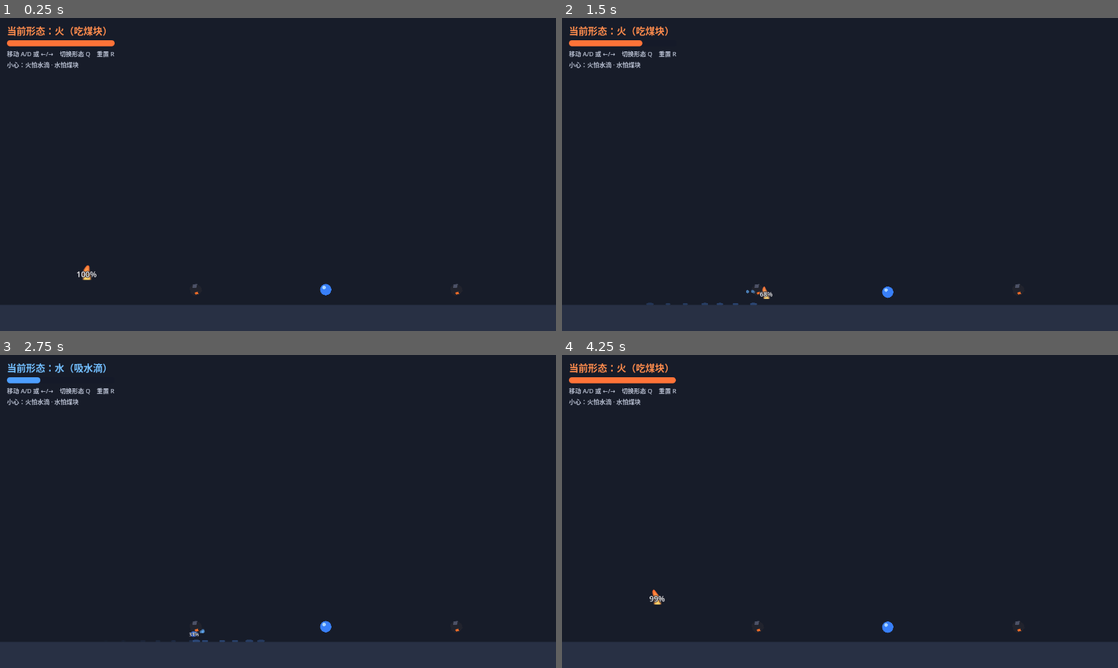
Above: before the commit, frames 1-4 (two rows, left to right).
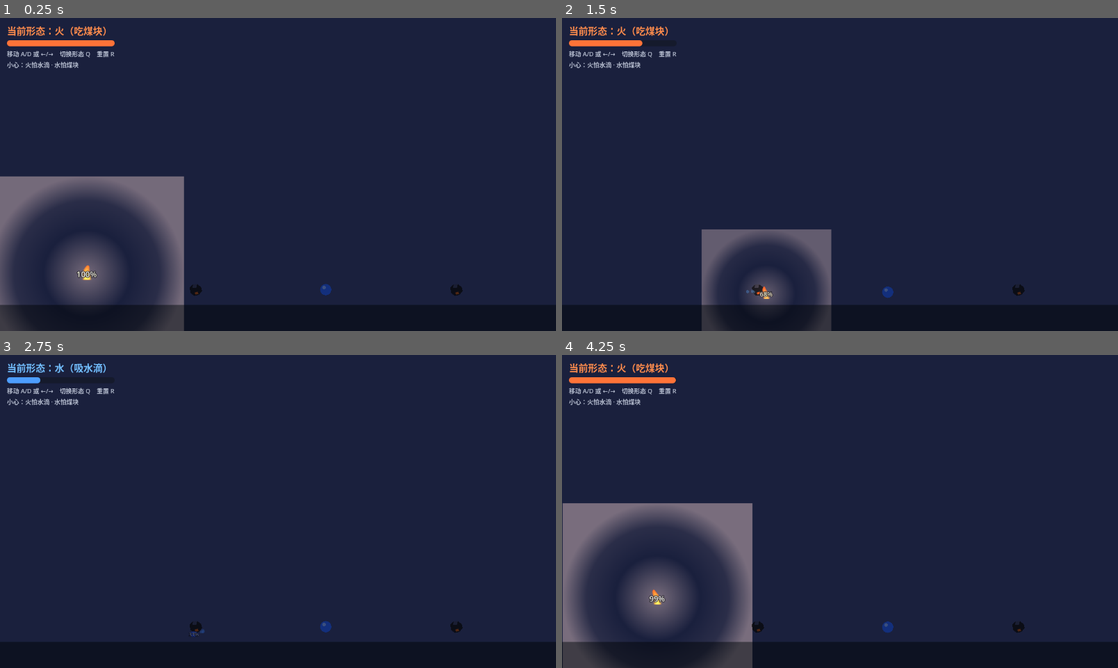
Above: after the commit, the same moments.

Repository: wov/elements
Game: Godot game, scene res://scenes/main.tscn
The game is run twice, just before and just after one commit, with the same random seed, the same clock (stepped at 60 frames per second) and the same inputs.
Inputs:
- Up to frame 1 (0.25 s): no input
- Up to frame 2 (1.5 s): hold Q (switch_form) 0.53-1.28 s; hold D (move_right) from 0.53 s (still down); tap Q (switch_form) at 1.35 s
- Up to frame 3 (2.75 s): release D (move_right) at 2.03 s; hold A (move_left) from 2.03 s (still down); hold Q (switch_form) from 2.03 s (still down)
- Up to frame 4 (4.25 s): tap Enter at 2.75 s; release A (move_left) at 2.78 s; release Q (switch_form) at 2.78 s; hold D (move_right) from 2.78 s (still down); tap Q (switch_form) at 2.85 s; hold Q (switch_form) from 3.53 s (still down); tap R (reset) at 4.15 s

The runs differ from the first frame. In frame 1, 19% of the frame differs, in the area x 0-100%, y 50-100%; in frame 2, 12%; in frame 3, 8.4%; in frame 4, 20%, in the area x 0-100%, y 47-100%.

Commit message:
火焰光照：PointLight2D 照亮周围（闪烁、随元素量变弱缩小），场景压暗突出光效

Diff:
--- a/scenes/main.tscn
+++ b/scenes/main.tscn
@@ -14,16 +14,12 @@
 [node name="Main" type="Node2D"]
 script = ExtResource("1_main")
 
-[node name="Background" type="CanvasLayer" parent="."]
-layer = -1
+[node name="Ambient" type="CanvasModulate" parent="."]
+color = Color(0.34, 0.37, 0.5, 1)
 
-[node name="ColorRect" type="ColorRect" parent="Background"]
-anchors_preset = 15
-anchor_right = 1.0
-anchor_bottom = 1.0
-grow_horizontal = 2
-grow_vertical = 2
-color = Color(0.09, 0.11, 0.16, 1)
+[node name="Background" type="Polygon2D" parent="."]
+polygon = PackedVector2Array(0, 0, 2560, 0, 2560, 720, 0, 720)
+color = Color(0.3, 0.34, 0.48, 1)
 
 [node name="Level" type="Node2D" parent="."]
 
--- a/scripts/player.gd
+++ b/scripts/player.gd
@@ -8,6 +8,7 @@
 ## - 火：微微浮空 + 缓慢起伏；移动时火苗向行进反方向拖曳（迎风变形）
 ## - 水：贴地的圆形张力水滴；移动时横向拉伸，并在地面留下水渍
 ## - 体内显示元素量百分比，制造紧迫感
+## 火形态自带 PointLight2D 光照，能照亮周围环境（配合场景里的 CanvasModulate 压暗）。
 ## 反馈动画全部用多边形 + 补间完成，没有粒子效果。
 
 signal form_changed(form)
@@ -32,6 +33,10 @@
 @export_group("外观")
 ## 火焰悬空高度（像素）
 @export var fire_hover: float = 6.0
+## 火焰光照强度（PointLight2D energy）
+@export var fire_light_energy: float = 1.15
+## 火焰光照范围（256px 光照纹理 × 该缩放）
+@export var fire_light_scale: float = 1.7
 ## 水渍生成间隔（秒）
 @export var stain_interval: float = 0.12
 ## 占位帧的显示缩放
@@ -51,6 +56,7 @@
 var _fx_tween: Tween
 var _sprite: AnimatedSprite2D
 var _percent_label: Label
+var _light: PointLight2D
 var _float: Node2D
 var _fx: Node2D
 
@@ -98,6 +104,7 @@
 
 	_update_animation(moving)
 	_update_hover(delta)
+	_update_light()
 	_update_percent()
 
 	# 水渍：水形态移动时在地面留下痕迹
@@ -171,6 +178,8 @@
 	_sprite.stop()
 	_sprite.modulate = Color(0.75, 0.85, 1.05)
 	_spawn_steam()
+	var light_fade := create_tween()
+	light_fade.tween_property(_light, "energy", 0.0, 0.35)
 	var tween := create_tween()
 	tween.tween_property(visual, "scale", Vector2.ZERO, 0.5).set_trans(Tween.TRANS_QUAD).set_ease(Tween.EASE_IN)
 	tween.tween_callback(func() -> void: extinguished.emit())
@@ -179,6 +188,8 @@
 func _die() -> void:
 	_dead = true
 	velocity.x = 0.0
+	var light_fade := create_tween()
+	light_fade.tween_property(_light, "energy", 0.0, 0.35)
 	var tween := create_tween()
 	tween.tween_property(visual, "scale", Vector2.ZERO, 0.45).set_trans(Tween.TRANS_QUAD).set_ease(Tween.EASE_IN)
 	tween.tween_callback(func() -> void: depleted.emit())
@@ -209,9 +220,17 @@
 	_percent_label.add_theme_constant_override("outline_size", 6)
 	_float.add_child(_percent_label)
 
+	_light = PointLight2D.new()
+	_light.texture = _light_texture()
+	_light.color = Color(1.0, 0.72, 0.42)
+	_light.energy = fire_light_energy
+	_light.texture_scale = fire_light_scale
+	_float.add_child(_light)
+
 
 ## play_fx 控制切换形态时是否播放挤压反馈。
 func _apply_form(play_fx: bool) -> void:
+	_light.enabled = form == Form.FIRE
 	if play_fx:
 		var tween := _new_fx_tween()
 		tween.set_parallel(true)
@@ -246,6 +265,35 @@
 	else:
 		target = 8.0 + sin(_time * 1.8) * 1.2
 	_float.position.y = lerpf(_float.position.y, target, 12.0 * delta)
+
+
+## 火焰光照：忽明忽暗地闪烁；元素量越少，光越弱、照得越近。
+func _update_light() -> void:
+	if form != Form.FIRE:
+		return
+	var flicker := 1.0 + 0.08 * sin(_time * 9.0) + 0.05 * sin(_time * 23.0)
+	_light.energy = fire_light_energy * flicker * lerpf(0.35, 1.0, amount)
+	_light.texture_scale = fire_light_scale * lerpf(0.55, 1.0, amount) * (1.0 + 0.03 * sin(_time * 7.0))
+
+
+## 径向渐变光照纹理（中心亮、边缘透明），静态缓存。
+static var _light_tex: GradientTexture2D
+
+static func _light_texture() -> Texture2D:
+	if _light_tex == null:
+		var gradient := Gradient.new()
+		gradient.set_color(0, Color(1, 1, 1, 1))
+		gradient.add_point(0.45, Color(1, 1, 1, 0.7))
+		gradient.add_point(0.75, Color(1, 1, 1, 0.18))
+		gradient.set_color(1, Color(1, 1, 1, 0))
+		_light_tex = GradientTexture2D.new()
+		_light_tex.gradient = gradient
+		_light_tex.width = 256
+		_light_tex.height = 256
+		_light_tex.fill = GradientTexture2D.FILL_RADIAL
+		_light_tex.fill_from = Vector2(0.5, 0.5)
+		_light_tex.fill_to = Vector2(1.0, 0.5)
+	return _light_tex
 
 
 ## 体内百分比数字（只在整数变化时刷新）。
Not shown, changed: README.md
